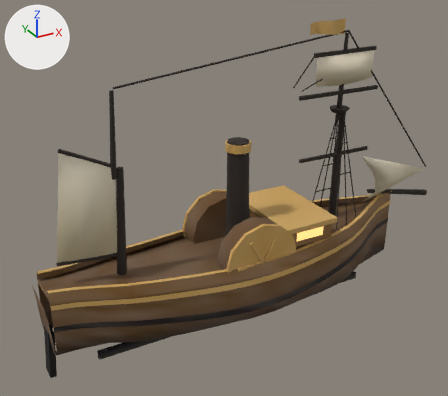
Renders of the glTF model public/pharosville/models/garden-hero-paypal.glb from each side of a commit.
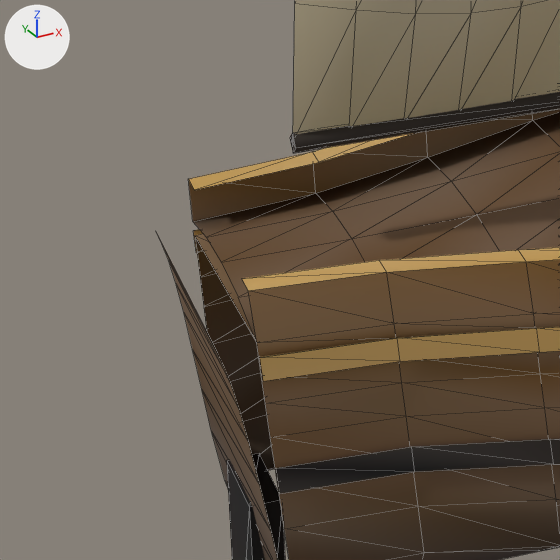
The first picture shows the older version from a 50 mm lens placed at (-7.82, -13.61, 9.73), pointed at (-0.17, 0.29, 2.78). The close-ups show the older and then the newer version on the part from 0% to 24% of the width and 60% to 87% of the height of that picture. Only the edits that show in the close-ups are written down. The lights are fixed; the arrows at upper left show +X, +Y and +Z. The close-ups show mesh edges as thin lines. Where no turn or scale is listed for an object, it has been applied to the vertices. Vertices at exactly the same position are counted once.

In view in the first close-up: 'sail-hull', 'spar-hull', 'trim-hull', 'wood-hull'.
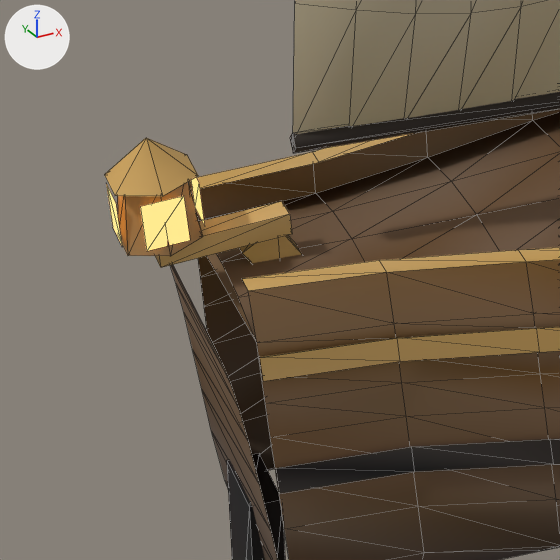
The change, as a list of edits to the scene's bpy script:
```text
Change me_mesh_0:
    used by ob_wood_hull; location = (0.0, 0.0, 0.0)
    remove me_mesh_0.from_pydata(...)  # 876 vertices, 1490 faces; spans x -5.58..5.8, y -1.73..1.73, z -0.98..7.44
    add me_mesh_0.from_pydata(...)  # 932 vertices, 1582 faces; spans x -5.85..5.8, y -1.73..1.73, z -0.98..7.44
    me_mesh_0 part 1: a new loose piece, a box spanning x -5.69..-5.07, y -0.07..0.07, z 1.7..1.8, in mat_hero_wood
    me_mesh_0 part 2: a new loose piece, a 6-sided cut cone along z (radius 0.2 at the low end, 0.16 at the high end) spanning x -5.83..-5.49, y -0.2..0.2, z 1.82..2.16, in mat_hero_wood
    me_mesh_0 part 3: a new loose piece, a 6-sided cone pointing to +z spanning x -5.85..-5.47, y -0.22..0.22, z 2.15..2.35, in mat_hero_wood
    me_mesh_0 part 4
    8 vertices are added at x -5.31..-4.97, y -0.05..0.05, z 1.35..1.75
    12 new faces join them
    other edits to the shape of me_mesh_0 do not show in these pictures
Change me_mesh_4:
    used by ob_glow_hull; location = (0.0, 0.0, 0.0)
    verts and faces of me_mesh_4; kept vertices keep their numbers, new ones are numbered from 8
    remove me_mesh_4.from_pydata(...)  # 8 vertices, 4 faces; spans x 1.25..2.15, y -1.26..1.26, z 1.77..2.03
    add me_mesh_4.from_pydata(...)  # 24 vertices, 12 faces; spans x -5.85..2.15, y -1.26..1.26, z 1.77..2.11
    me_mesh_4 part 5
    add verts[8] = (-5.76, -0.19, 1.87)  # pixel (146, 251)
    add verts[9] = (-5.56, -0.19, 1.87)  # pixel (190, 240)
    add verts[10] = (-5.56, 0.19, 1.87)
    add verts[11] = (-5.76, 0.19, 1.87)
    add verts[12] = (-5.47, 0.1, 1.87)  # pixel (194, 207)
    add verts[13] = (-5.47, -0.1, 1.87)  # pixel (204, 226)
    add verts[14] = (-5.85, -0.1, 1.87)
    add verts[15] = (-5.85, 0.1, 1.87)  # pixel (112, 227)
    add for new, old in zip([*range(16, 24)], [*range(8, 16)]): verts[new] = verts[old] + (0.0, 0.0, 0.24)
    add faces += [(8, 17, 16), (8, 9, 17), (10, 19, 18), (10, 11, 19), (12, 21, 20), (12, 13, 21)]
    add faces += [(14, 23, 22), (14, 15, 23)]
```

Where the change shows, as pixel boxes (x1, y1, x2, y2) in the close-ups (560 x 560 px):
'wood-hull', reshaped: before (159, 109, 560, 560); after (105, 109, 560, 560)
'glow-hull', reshaped (not visible before): after (106, 177, 205, 251)
part 1 of me_mesh_0, added (brown): after (155, 201, 292, 267)
part 2 of me_mesh_0, added (brown): after (117, 182, 203, 256)
part 3 of me_mesh_0, added (orange): after (105, 138, 198, 196)
part 4 of me_mesh_0, added (brown): after (240, 235, 301, 263)
